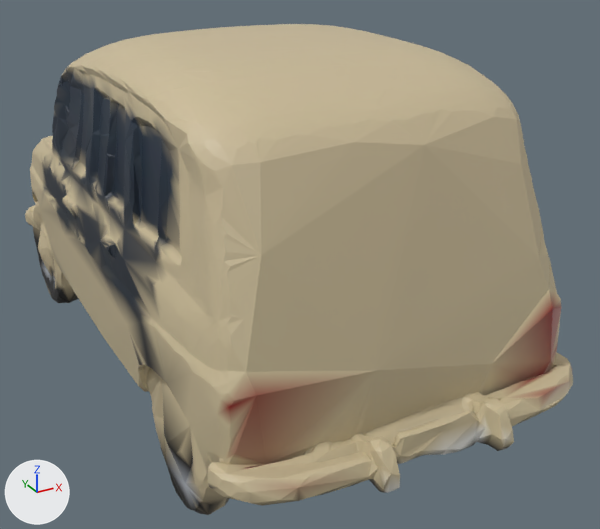
What one commit did to the glTF model scripts/assets/models/vehicles/renault4_lod1.glb.
Rendered twice from a 50 mm lens placed at (-83.5, -186.1, 117.9), pointed at (11.4, -13.6, 31.7). The axes (+X, +Y, +Z) are drawn at lower left. The lights are the same throughout. The first picture is the older version. Where no turn or scale is listed for an object, it has been applied to the vertices. Vertices at exactly the same position are counted once.

Names of what the first picture shows: 'geometry_0'.
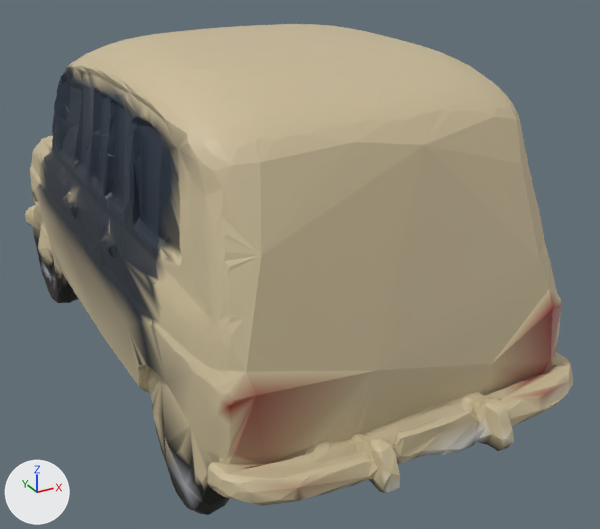
Where the change shows, as pixel boxes (x1, y1, x2, y2) in the pictures (600 x 529 px):
part 1 of me_geometry_0, recoloured (darker): (35, 62, 230, 515) in both

Patch to the scene script:
```diff
--- a/scripts/assets/models/vehicles/renault4_lod1.glb.py
+++ b/scripts/assets/models/vehicles/renault4_lod1.glb.py
@@ me_geometry_0 @@
 me_geometry_0.from_pydata(...)  # 8921 vertices, 18054 faces; spans x -41.0..44.0, y -90.0..86.0, z -1.0..91.0
 # used by ob_geometry_0; location = (0.0, 0.0, 0.0)
+# me_geometry_0 part 1: 3531 faces centred in x -41.0..44.0, y -66.0..76.0, z 0.0..84.0 are repainted in the vertex colours, in many colours
 me_geometry_0.materials.append(mat_geometry_0)
```
